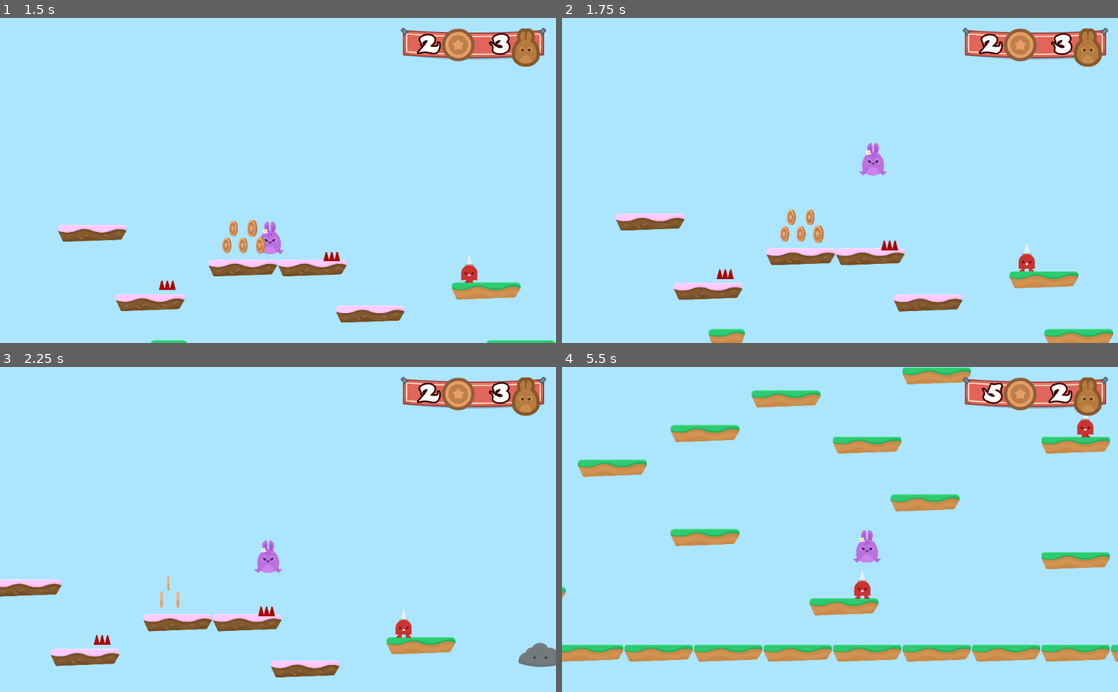
Above: before the commit, frames 1-4 (two rows, left to right).
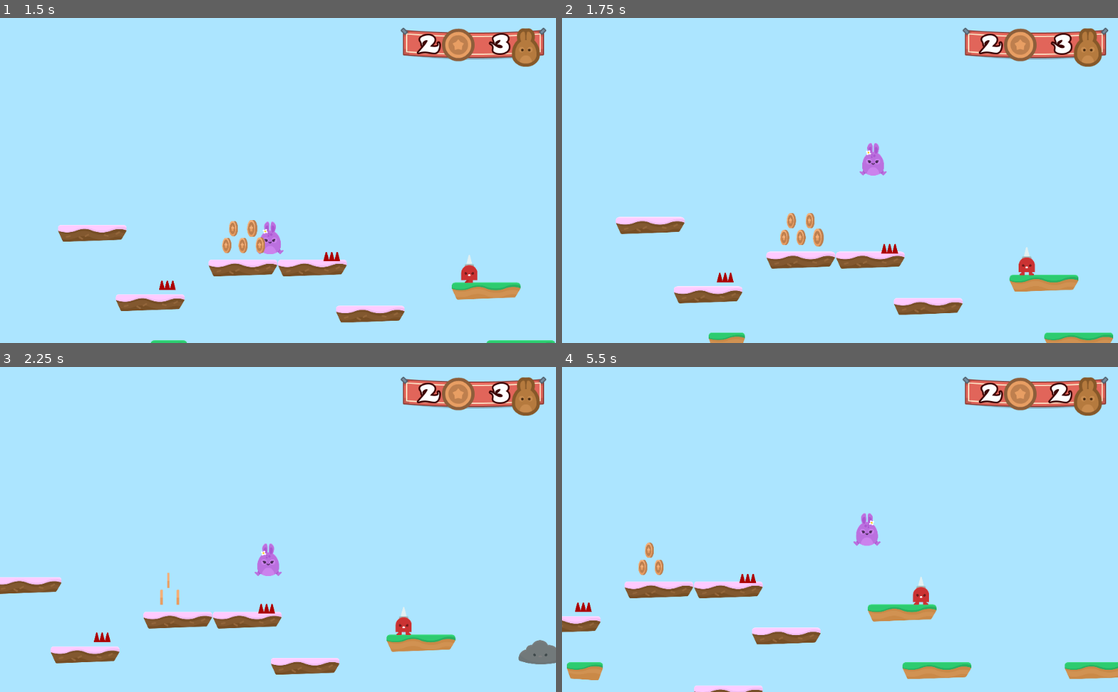
Above: after the commit, the same moments.

Repository: dmitryr117/godot_hoppydays
Game: Godot game, scene res://Levels/Level01.tscn
The game is run twice, just before and just after one commit, with the same random seed, the same clock (stepped at 60 frames per second) and the same inputs.
Inputs:
- Up to frame 1 (1.5 s): hold D (right) from 0.53 s (still down); tap Space (jump) at 0.6, 0.77, 1.07, 1.35 s
- Up to frame 2 (1.75 s): keep holding D (right); tap Space (jump) at 1.52 s
- Up to frame 3 (2.25 s): tap Space (jump) at 1.82, 2.1 s; release D (right) at 2.03 s; hold A (left) from 2.03 s (still down)
- Up to frame 4 (5.5 s): release A (left) at 2.78 s; hold D (right) 2.78-4.28 s; tap Space (jump) at 2.85, 3.02, 3.32, 3.6, 3.77, 4.07, 4.35, 4.52, 4.82, 5.1 s; hold A (left) 4.28-5.03 s; hold D (right) from 5.03 s (still down)

Frame 1 is identical in both runs. In frame 2, 3.9% of the frame differs, in the area x 9-100%, y 38-100%; in frame 3, 2.7%; in frame 4, 16%, in the area x 0-100%, y 0-100%.

Commit message:
added jump responsiveness timeout

Diff:
--- a/NPCs/AnimationPlayer.gd
+++ b/NPCs/AnimationPlayer.gd
@@ -6,7 +6,5 @@
 	var anim_length = get_animation(get_autoplay()).length
 	play(get_autoplay())
 	var offset : float = randf() * anim_length
-	print(anim_length)
-	print(offset)
 	advance(offset)
 	#seek(offset, true)
--- a/Player/Player.gd
+++ b/Player/Player.gd
@@ -12,6 +12,8 @@
 var motion = Vector2(0, 0)
 var move_left = false
 var move_right = false
+var jump_was_pressed = false
+var was_on_floor = false
 
 func _ready():
 	pass
@@ -32,10 +34,24 @@
 		motion.y += GRAVITY
 
 func jump():
-	if Input.is_action_just_pressed('jump') and is_on_floor():
+	if Input.is_action_just_pressed('jump'):
+		$JumpTimer.start()
+		jump_was_pressed = true
+	if is_on_floor():
+		$OnGroundTimer.start()
+		was_on_floor = true
+	if jump_was_pressed and was_on_floor:
+		jump_was_pressed = false
+		was_on_floor = false
 		motion.y -= JUMP_SPEED
 		#$AudioStreamPlayer.stream = load("res://SFX/jump1.ogg")
 		$JumpSFX.play()
+
+func _on_JumpTimer_timeout():
+	jump_was_pressed = false
+
+func _on_OnGroundTimer_timeout():
+	was_on_floor = false
 
 func move():
 	move_left = Input.is_action_pressed("left")
--- a/Player/Player.tscn
+++ b/Player/Player.tscn
@@ -90,4 +90,13 @@
 [node name="PainSFX" type="AudioStreamPlayer" parent="."]
 stream = ExtResource( 7 )
 volume_db = -4.0
+
+[node name="JumpTimer" type="Timer" parent="."]
+process_mode = 0
+wait_time = 0.2
+
+[node name="OnGroundTimer" type="Timer" parent="."]
+wait_time = 0.1
 [connection signal="animate" from="." to="PlayerAnimation" method="_on_Player_animate"]
+[connection signal="timeout" from="JumpTimer" to="." method="_on_JumpTimer_timeout"]
+[connection signal="timeout" from="OnGroundTimer" to="." method="_on_OnGroundTimer_timeout"]
